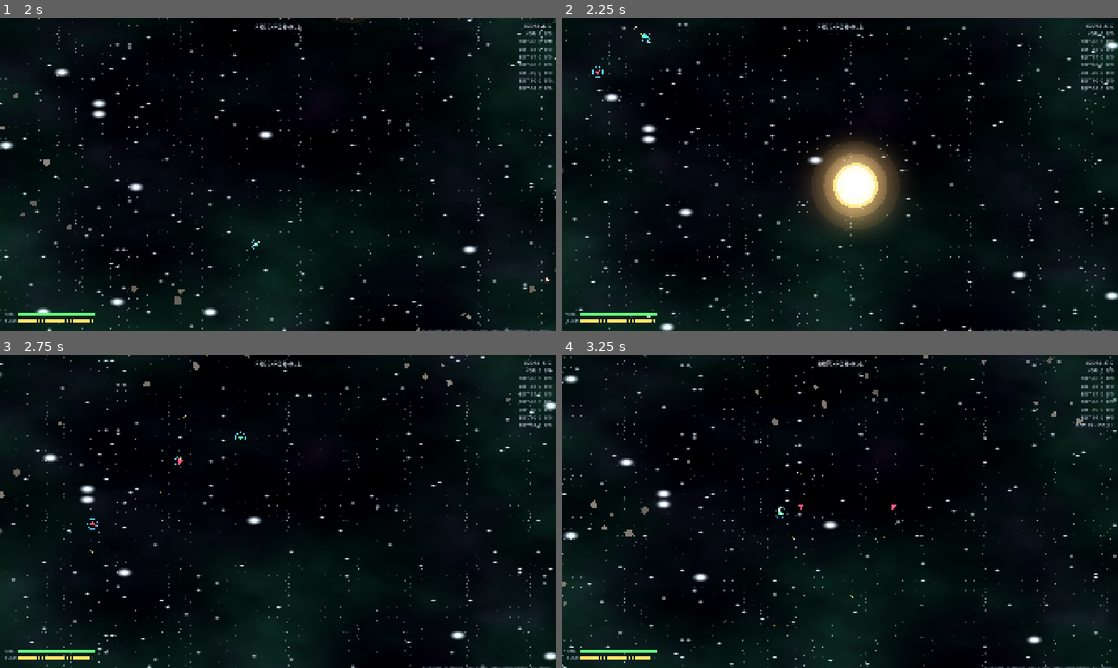
Above: before the commit, frames 1-4 (two rows, left to right).
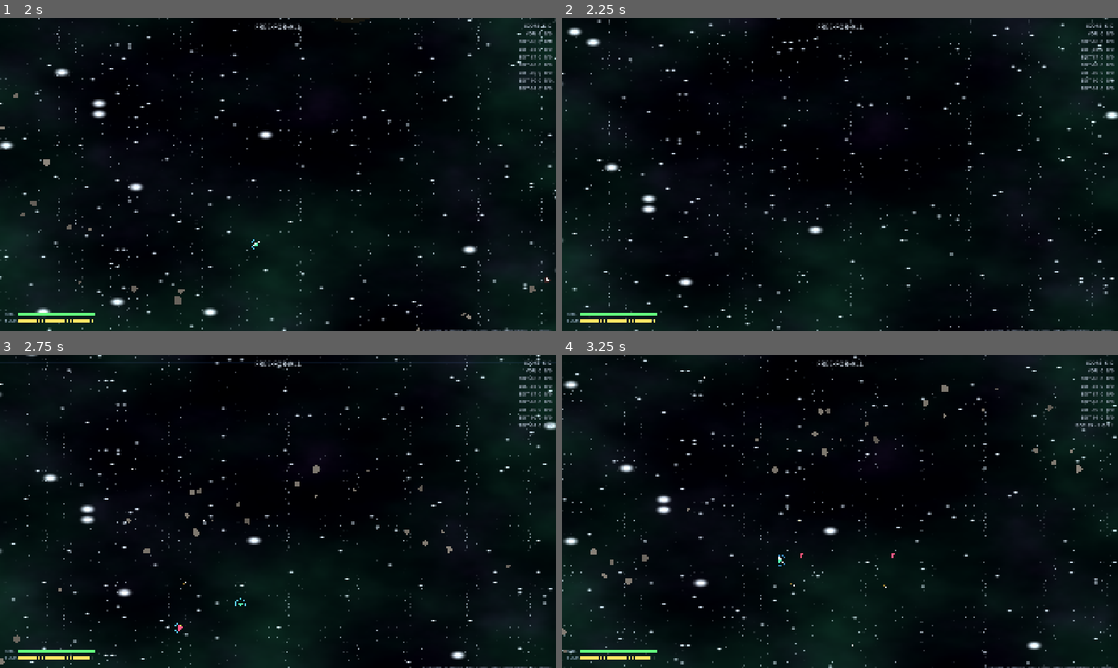
Above: after the commit, the same moments.

Repository: CryptoJones/XSpaceWar-AI
Game: Godot game, scene res://src/ui/main.tscn
Same seed, same stepped clock (60 frames per second), same inputs: the game is played once before the commit and once after it.
Inputs:
- Up to frame 1 (2 s): click "HOST — LAN skirmish" at 0.5 s; click "PLAY — Skirmish vs AI" at 1.25 s
- Up to frame 2 (2.25 s): tap Enter at 2 s; hold D from 2.03 s (still down); hold Enter from 2.03 s (still down)
- Up to frame 3 (2.75 s): keep holding D; keep holding Enter; tap Space at 2.27 s
- Up to frame 4 (3.25 s): release D at 2.78 s; release Enter at 2.78 s; hold A from 2.78 s (still down); tap Shift at 2.85 s; tap Space at 3.02 s

Frame 1 is identical in both runs. In frame 2, 8.3% of the frame differs, in the area x 0-100%, y 0-100%; in frame 3, 4.7%; in frame 4, 5.0%.

Commit message:
Net smoothing, wrap-seam rendering, and fully procedural audio (M6)
- sim_ship.gd: render_pos_offset (render-only) so net clients glide
  snapshot corrections out over ~100ms instead of snapping; set by
  NetClient._absorb_corrections (wrap-aware short path, clamped)
- world_view.gd: ghost-draw ships/torpedoes across toroidal seams,
  camera jumps with the followed ship on wrap/hyperspace, draws at the
  smoothed position
- sound_forge.gd: all sounds synthesized to PCM at load (fire sweep,
  lowpass-swept explosion with sub thump, hyperspace riser, seam-
  crossfaded thrust loop) — no audio assets, per project rule
- audio_director.gd: pooled positional one-shots driven by sim events,
  per-ship held thrust loops, reset on arena regeneration
- tests/audio_tests.gd: 8 checks (sanity, determinism, loop points,
  peak range); all suites green (14 sim / 21 net / 8 audio / smoke)
- README: fix dedication acronym (HTMFPWOCBNOTDOD -> HTMFPWGCBNOTDOD)

Co-Authored-By: Claude Fable 5 <noreply@anthropic.com>

Diff:
--- a/src/net/net_client.gd
+++ b/src/net/net_client.gd
@@ -95,6 +95,13 @@
 
 	_extrapolate(world, dt, own)
 
+	# Smoothing offsets glide out over ~100ms.
+	var decay := exp(-10.0 * dt)
+	for s in world.ships:
+		s.render_pos_offset *= decay
+		if s.render_pos_offset.length_squared() < 0.25:
+			s.render_pos_offset = Vector2.ZERO
+
 ## Dead-reckon between snapshots: orbiting bodies advance kinematically and
 ## ships/torpedoes coast under gravity. The next snapshot corrects any drift.
 ## `skip` is the locally-predicted ship (already integrated this tick).
@@ -110,6 +117,24 @@
 		if world.config.torpedo_gravity:
 			t.vel += world.gravity_accel(t.pos) * dt
 		t.pos += t.vel * dt
+
+## Convert each ship's snapshot correction into a decaying render offset so
+## the drawn position glides to the authoritative one instead of snapping.
+## Wrap-aware: a correction across the toroidal seam takes the short path.
+func _absorb_corrections(old_vis: Dictionary) -> void:
+	var world := session.world
+	var size := world.config.arena_size
+	for s in world.ships:
+		if not s.alive or not old_vis.has(s.id):
+			s.render_pos_offset = Vector2.ZERO
+			continue
+		var off: Vector2 = (old_vis[s.id] as Vector2) - s.pos
+		if world.config.wrap_edges:
+			if absf(off.x) > size * 0.5:
+				off.x -= signf(off.x) * size
+			if absf(off.y) > size * 0.5:
+				off.y -= signf(off.y) * size
+		s.render_pos_offset = off.limit_length(90.0)
 
 ## Adopt the snapshot's authoritative own-ship state, drop acked inputs, and
 ## replay the unacked tail so local control stays ahead of the wire.
@@ -156,10 +181,15 @@
 			_fail(String(data.get("why", "rejected")))
 		NetProtocol.MSG_SNAPSHOT:
 			if session.world != null:
+				var old_vis := {}
+				for s in session.world.ships:
+					if s.alive:
+						old_vis[s.id] = s.pos + s.render_pos_offset
 				var fx := NetProtocol.apply_snapshot(session.world, data)
 				_pending_events.append_array(fx["e"])
 				_last_thrusting = fx["th"]
 				_reconcile(fx["a"])
+				_absorb_corrections(old_vis)
 
 func _on_welcome(data: Dictionary) -> void:
 	var cfg := SimConfig.from_seed(int(data["seed"]))
--- /dev/null
+++ b/src/render/audio_director.gd
@@ -0,0 +1,100 @@
+class_name AudioDirector
+extends Node2D
+## Positional game audio, all procedurally synthesized at startup by
+## SoundForge. One-shots (fire/explosion/hyperspace) play from a small pool of
+## AudioStreamPlayer2Ds at the event position; thrust is a per-ship looping
+## rumble held alive while thrust events keep arriving.
+
+const POOL_SIZE := 16
+const THRUST_HOLD := 0.12          ## seconds a thrust event keeps the loop alive
+
+var _fire_s: AudioStreamWAV
+var _boom_s: AudioStreamWAV
+var _hyper_s: AudioStreamWAV
+var _thrust_s: AudioStreamWAV
+
+var _pool: Array[AudioStreamPlayer2D] = []
+var _pool_next := 0
+var _thrusters := {}               ## ship_id -> {"p": player, "hold": float}
+var _rng := RandomNumberGenerator.new()
+
+func _ready() -> void:
+	_fire_s = SoundForge.fire()
+	_boom_s = SoundForge.explosion()
+	_hyper_s = SoundForge.hyperspace()
+	_thrust_s = SoundForge.thrust_loop()
+	_rng.randomize()
+	for _i in range(POOL_SIZE):
+		var p := AudioStreamPlayer2D.new()
+		p.max_distance = 2600.0
+		p.attenuation = 1.2
+		add_child(p)
+		_pool.append(p)
+
+## Feed every sim event through; non-audio events are ignored.
+func play_event(ev: Dictionary) -> void:
+	var pos: Vector2 = ev.get("pos", Vector2.ZERO)
+	match String(ev.get("type", "")):
+		"fire":
+			_play_at(_fire_s, pos, -10.0, _rng.randf_range(0.92, 1.12))
+		"explosion":
+			_play_at(_boom_s, pos, -1.0, _rng.randf_range(0.85, 1.10))
+		"hyperspace":
+			_play_at(_hyper_s, pos, -5.0, _rng.randf_range(0.95, 1.05))
+		"thrust":
+			_hold_thrust(int(ev.get("ship", -1)), pos)
+
+## Call once per physics step after the frame's events are fed in: ages the
+## thrust holds and keeps loop players glued to their ships.
+func update(dt: float, world: SimWorld) -> void:
+	for sid in _thrusters:
+		var e: Dictionary = _thrusters[sid]
+		e["hold"] = float(e["hold"]) - dt
+		var p: AudioStreamPlayer2D = e["p"]
+		if float(e["hold"]) <= 0.0:
+			if p.playing:
+				p.stop()
+		else:
+			var s := world.ship_by_id(int(sid))
+			if s != null:
+				p.position = s.pos + s.render_pos_offset
+
+## Stop everything and drop per-ship players (arena regenerated / left match).
+func reset() -> void:
+	for sid in _thrusters:
+		(_thrusters[sid]["p"] as AudioStreamPlayer2D).queue_free()
+	_thrusters.clear()
+	for p in _pool:
+		if p.playing:
+			p.stop()
+
+func _play_at(stream: AudioStreamWAV, pos: Vector2, db: float, pitch: float) -> void:
+	var p := _pool[_pool_next]
+	for cand in _pool:
+		if not cand.playing:
+			p = cand
+			break
+	_pool_next = (_pool_next + 1) % POOL_SIZE
+	p.stream = stream
+	p.position = pos
+	p.volume_db = db
+	p.pitch_scale = pitch
+	p.play()
+
+func _hold_thrust(sid: int, pos: Vector2) -> void:
+	if sid < 0:
+		return
+	if not _thrusters.has(sid):
+		var p := AudioStreamPlayer2D.new()
+		p.stream = _thrust_s
+		p.max_distance = 2200.0
+		p.attenuation = 1.4
+		p.volume_db = -14.0
+		add_child(p)
+		_thrusters[sid] = {"p": p, "hold": 0.0}
+	var e: Dictionary = _thrusters[sid]
+	e["hold"] = THRUST_HOLD
+	var p2: AudioStreamPlayer2D = e["p"]
+	p2.position = pos
+	if not p2.playing:
+		p2.play()
--- /dev/null
+++ b/src/render/sound_forge.gd
@@ -0,0 +1,103 @@
+class_name SoundForge
+extends RefCounted
+## Procedural sound synthesis — every effect is rendered to PCM at load time
+## from math + seeded noise (no audio assets, per the project rule), returned
+## as AudioStreamWAV (16-bit mono). Each generator is deterministic; variety
+## comes from pitch_scale at playback.
+
+const RATE := 22050
+
+## Laser pew: falling sweep with a bright noise spit on the attack.
+static func fire() -> AudioStreamWAV:
+	var n := int(0.14 * RATE)
+	var s := PackedFloat32Array()
+	s.resize(n)
+	var rng := RandomNumberGenerator.new()
+	rng.seed = 101
+	var phase := 0.0
+	for i in range(n):
+		var t := float(i) / RATE
+		var k := float(i) / float(n)
+		var f := lerpf(1500.0, 280.0, pow(k, 0.45))
+		phase += TAU * f / RATE
+		var v := sin(phase) + 0.35 * sin(phase * 2.0)
+		v += (rng.randf() * 2.0 - 1.0) * 0.5 * exp(-t * 90.0)
+		s[i] = v * 0.8 * exp(-t * 22.0)
+	return _to_wav(s)
+
+## Explosion: lowpass-swept noise rumble with a sub-bass thump, soft-clipped.
+static func explosion() -> AudioStreamWAV:
+	var n := int(0.9 * RATE)
+	var s := PackedFloat32Array()
+	s.resize(n)
+	var rng := RandomNumberGenerator.new()
+	rng.seed = 202
+	var lp := 0.0
+	for i in range(n):
+		var t := float(i) / RATE
+		var k := float(i) / float(n)
+		var cutoff := lerpf(2600.0, 140.0, pow(k, 0.5))
+		var a := 1.0 - exp(-TAU * cutoff / RATE)
+		lp += ((rng.randf() * 2.0 - 1.0) - lp) * a
+		var v := lp * 1.6 * exp(-t * 4.2)
+		v += 0.5 * sin(TAU * 55.0 * t) * exp(-t * 7.0)
+		s[i] = v / (1.0 + absf(v))
+	return _to_wav(s)
+
+## Hyperspace: rising shimmer sweep that thins out as it climbs.
+static func hyperspace() -> AudioStreamWAV:
+	var n := int(0.55 * RATE)
+	var s := PackedFloat32Array()
+	s.resize(n)
+	var phase := 0.0
+	for i in range(n):
+		var t := float(i) / RATE
+		var k := float(i) / float(n)
+		var f := lerpf(180.0, 1900.0, pow(k, 1.4))
+		phase += TAU * f / RATE
+		var v := sin(phase) + 0.4 * sin(phase * 1.5) + 0.2 * sin(phase * 3.01) * k
+		v *= 0.7 * exp(-t * 3.0) + 0.3
+		v *= minf(1.0, (1.0 - k) * 8.0)  # hard fade at the tail
+		s[i] = v * 0.6
+	return _to_wav(s)
+
+## Engine rumble: leaky-integrated (brown) noise + low wobble, seam-crossfaded
+## so it loops cleanly. Played as a held loop while a ship thrusts.
+static func thrust_loop() -> AudioStreamWAV:
+	var n := int(0.6 * RATE)
+	var s := PackedFloat32Array()
+	s.resize(n)
+	var rng := RandomNumberGenerator.new()
+	rng.seed = 404
+	var b := 0.0
+	for i in range(n):
+		var t := float(i) / RATE
+		b += (rng.randf() * 2.0 - 1.0) * 0.18
+		b *= 0.985
+		s[i] = b * 2.2 + 0.12 * sin(TAU * 70.0 * t)
+	var fade := int(0.05 * RATE)
+	for j in range(fade):
+		var w := float(j) / float(fade)
+		s[n - fade + j] = s[n - fade + j] * (1.0 - w) + s[j] * w
+	var peak := 0.0001
+	for i in range(n):
+		peak = maxf(peak, absf(s[i]))
+	for i in range(n):
+		s[i] = s[i] / peak * 0.7
+	return _to_wav(s, true)
+
+static func _to_wav(samples: PackedFloat32Array, loop := false) -> AudioStreamWAV:
+	var bytes := PackedByteArray()
+	bytes.resize(samples.size() * 2)
+	for i in range(samples.size()):
+		bytes.encode_s16(i * 2, int(clampf(samples[i], -1.0, 1.0) * 32767.0))
+	var wav := AudioStreamWAV.new()
+	wav.format = AudioStreamWAV.FORMAT_16_BITS
+	wav.mix_rate = RATE
+	wav.stereo = false
+	wav.data = bytes
+	if loop:
+		wav.loop_mode = AudioStreamWAV.LOOP_FORWARD
+		wav.loop_begin = 0
+		wav.loop_end = samples.size()
+	return wav
--- a/src/render/world_view.gd
+++ b/src/render/world_view.gd
@@ -29,10 +29,13 @@
 
 var _camera: Camera2D
 var _bg_mat: ShaderMaterial
+var _audio: AudioDirector
 var _thrusting := {}                ## ship_id -> true (fired thrust this step)
 var _asteroid_polys := {}           ## body_id -> PackedVector2Array
 var _seen_generation := -1
 var _cam_zoom := 0.6
+var _follow_id := -1                ## camera wrap-follow tracking
+var _follow_pos := Vector2.ZERO
 
 func _ready() -> void:
 	# Parallax nebula backdrop: screen-fixed full-rect shader, below the world.
@@ -61,6 +64,9 @@
 	add_child(_camera)
 	_camera.make_current()
 
+	_audio = AudioDirector.new()
+	add_child(_audio)
+
 func _physics_process(dt: float) -> void:
 	if session == null:
 		return
@@ -76,6 +82,7 @@
 		_on_new_generation()
 
 	for ev in session.world.events:
+		_audio.play_event(ev)
 		match ev.get("type", ""):
 			"thrust":
 				_thrusting[ev["ship"]] = true
@@ -83,6 +90,7 @@
 				_spawn_burst(ev["pos"], Color(2.4, 1.5, 0.5), 56, 420.0)
 			"hyperspace":
 				_spawn_burst(ev["pos"], Color(0.7, 1.2, 2.4), 28, 240.0)
+	_audio.update(dt, session.world)
 
 	_update_camera(dt)
 	if _bg_mat != null:
@@ -93,6 +101,9 @@
 	_seen_generation = session.generation
 	_asteroid_polys.clear()
 	_thrusting.clear()
+	_follow_id = -1
+	if _audio != null:
+		_audio.reset()
 	# Re-seed the nebula and tint it per-arena so every match looks distinct.
 	var s := session.world.config.seed
 	_bg_mat.set_shader_parameter("seed", float(absi(s) % 100000) * 0.001)
@@ -138,7 +149,18 @@
 	var human := session.human_ship()
 
 	if human != null:
-		target_pos = human.pos
+		# When the followed ship wraps the toroidal edge (or hyperspaces), jump
+		# the camera by the same leap instead of lerping across the whole map.
+		if _follow_id == human.id:
+			var jump := human.pos - _follow_pos
+			var half := session.world.config.arena_size * 0.5
+			if absf(jump.x) > half:
+				_camera.position.x += signf(jump.x) * session.world.config.arena_size
+			if absf(jump.y) > half:
+				_camera.position.y += signf(jump.y) * session.world.config.arena_size
+		_follow_id = human.id
+		_follow_pos = human.pos
+		target_pos = human.pos + human.render_pos_offset
 		target_zoom = 0.9
 	else:
 		# Movie Mode: frame the bounding box of alive ships (fit zoom).
@@ -183,11 +205,39 @@
 				_draw_minor(b)
 			SimBody.Kind.ASTEROID:
 				_draw_asteroid(b, world.time)
+	var wrap := world.config.wrap_edges
+	var half := world.config.arena_size * 0.5
 	for t in world.torpedoes:
-		_draw_torpedo(t)
+		for off in _ghost_offsets(t.pos, wrap, half, 80.0):
+			_draw_torpedo(t, off)
 	for s in world.ships:
 		if s.alive:
-			_draw_ship(s, world.time)
+			for off in _ghost_offsets(s.pos + s.render_pos_offset, wrap, half, 240.0):
+				_draw_ship(s, world.time, off)
+
+## Offsets at which to additionally draw an entity so it appears on both sides
+## of a toroidal wrap seam (corners produce three ghosts).
+func _ghost_offsets(p: Vector2, wrap: bool, half: float, margin: float) -> Array[Vector2]:
+	var offs: Array[Vector2] = [Vector2.ZERO]
+	if not wrap:
+		return offs
+	var dx := 0.0
+	if p.x > half - margin:
+		dx = -2.0 * half
+	elif p.x < -half + margin:
+		dx = 2.0 * half
+	var dy := 0.0
+	if p.y > half - margin:
+		dy = -2.0 * half
+	elif p.y < -half + margin:
+		dy = 2.0 * half
+	if dx != 0.0:
+		offs.append(Vector2(dx, 0))
+	if dy != 0.0:
+		offs.append(Vector2(0, dy))
+	if dx != 0.0 and dy != 0.0:
+		offs.append(Vector2(dx, dy))
+	return offs
 
 func _draw_arena_bounds(world: SimWorld) -> void:
 	var half := world.config.arena_size * 0.5
@@ -241,15 +291,16 @@
 	draw_colored_polygon(poly, Color(shade, shade * 0.95, shade * 0.88))
 	draw_set_transform(Vector2.ZERO)
 
-func _draw_torpedo(t: SimTorpedo) -> void:
+func _draw_torpedo(t: SimTorpedo, ghost: Vector2 = Vector2.ZERO) -> void:
+	var p := t.pos + ghost
 	var dir := t.vel.normalized() if t.vel.length() > 1.0 else Vector2.RIGHT
-	draw_line(t.pos - dir * 16.0, t.pos, Color(1.6, 1.2, 0.4, 0.35), 2.0)
-	draw_circle(t.pos, t.radius * 0.8, Color(2.6, 2.2, 1.4))
-
-func _draw_ship(s: SimShip, t: float) -> void:
+	draw_line(p - dir * 16.0, p, Color(1.6, 1.2, 0.4, 0.35), 2.0)
+	draw_circle(p, t.radius * 0.8, Color(2.6, 2.2, 1.4))
+
+func _draw_ship(s: SimShip, t: float, ghost: Vector2 = Vector2.ZERO) -> void:
 	var col := ship_color(s)
 	var k := s.radius / 12.0
-	draw_set_transform(s.pos, s.angle, Vector2(k, k))
+	draw_set_transform(s.pos + s.render_pos_offset + ghost, s.angle, Vector2(k, k))
 
 	# Exhaust flame while thrusting (flickers).
 	if _thrusting.has(s.id):
--- a/src/sim/sim_ship.gd
+++ b/src/sim/sim_ship.gd
@@ -34,6 +34,11 @@
 var kills: int = 0
 var deaths: int = 0
 
+# --- Render-only (never read or written by the simulation) ---
+## Net-client snapshot-correction smoothing: the renderer draws the ship at
+## pos + render_pos_offset while the offset decays to zero.
+var render_pos_offset: Vector2 = Vector2.ZERO
+
 # --- Control inputs (applied next step) ---
 var in_turn: float = 0.0                ## -1 (CCW) .. +1 (CW)
 var in_thrust: bool = false
--- /dev/null
+++ b/tests/audio_tests.gd
@@ -0,0 +1,45 @@
+extends SceneTree
+## Headless tests for the procedural audio synthesis (SoundForge).
+##
+## Run with:
+##   godot --headless --path . --script res://tests/audio_tests.gd
+
+var _passed := 0
+var _failed := 0
+
+func _initialize() -> void:
+	print("=== XSpaceWar-AI — audio tests ===")
+
+	var fire := SoundForge.fire()
+	var boom := SoundForge.explosion()
+	var hyper := SoundForge.hyperspace()
+	var thrust := SoundForge.thrust_loop()
+
+	for pair in [["fire", fire], ["explosion", boom], ["hyperspace", hyper], ["thrust", thrust]]:
+		var wav: AudioStreamWAV = pair[1]
+		_check("%s: synthesized non-trivial PCM" % pair[0],
+			wav != null and wav.data.size() > 2000 and wav.mix_rate == SoundForge.RATE,
+			"bytes=%d" % (wav.data.size() if wav != null else -1))
+
+	_check("explosion outlasts fire", boom.data.size() > fire.data.size())
+	_check("synthesis is deterministic", SoundForge.fire().data == fire.data)
+	_check("thrust loops cleanly", thrust.loop_mode == AudioStreamWAV.LOOP_FORWARD
+		and thrust.loop_end == thrust.data.size() / 2)
+
+	# Not silence and not clipping garbage: peak in a sane range.
+	var peak := 0
+	for i in range(0, boom.data.size(), 2):
+		peak = maxi(peak, absi(boom.data.decode_s16(i)))
+	_check("explosion has audible, non-clipped peak", peak > 8000 and peak <= 32767,
+		"peak=%d" % peak)
+
+	print("=== %d passed, %d failed ===" % [_passed, _failed])
+	quit(1 if _failed > 0 else 0)
+
+func _check(name: String, ok: bool, detail: String = "") -> void:
+	if ok:
+		_passed += 1
+		print("  [PASS] ", name)
+	else:
+		_failed += 1
+		print("  [FAIL] ", name, ("  -> " + detail) if detail != "" else "")
Not shown, added: src/render/audio_director.gd.uid
Not shown, added: src/render/sound_forge.gd.uid
Not shown, added: tests/audio_tests.gd.uid
Not shown, changed: README.md
Not shown, changed: STATUS.md
